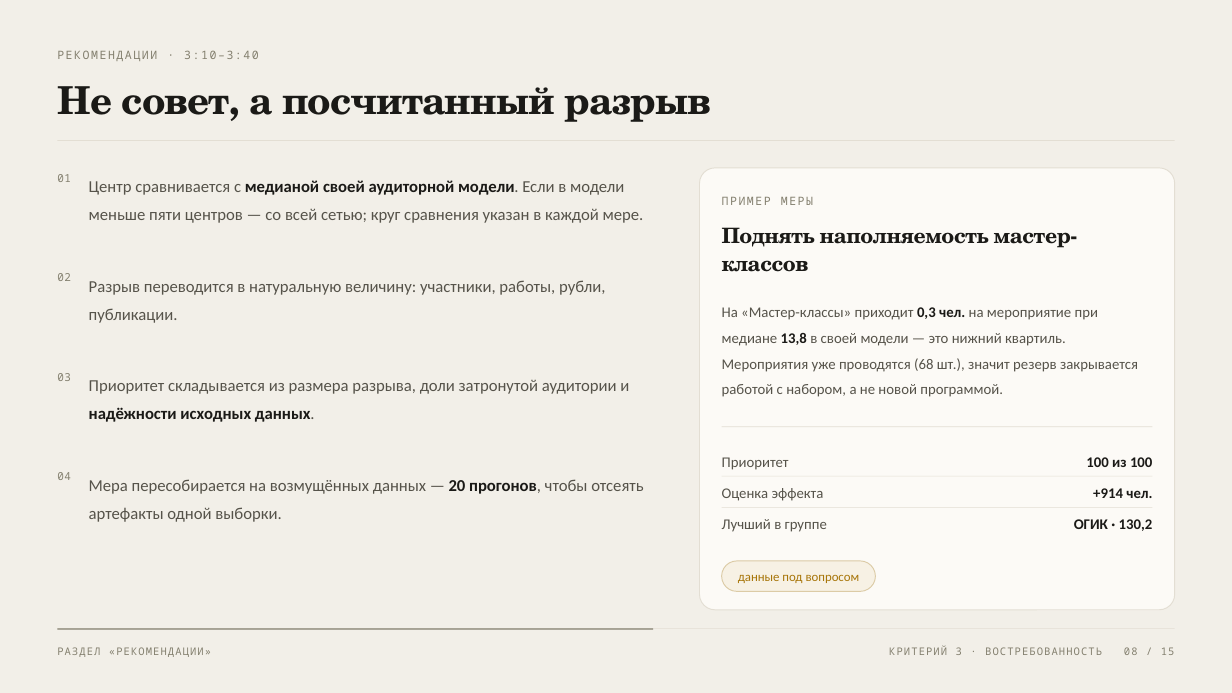
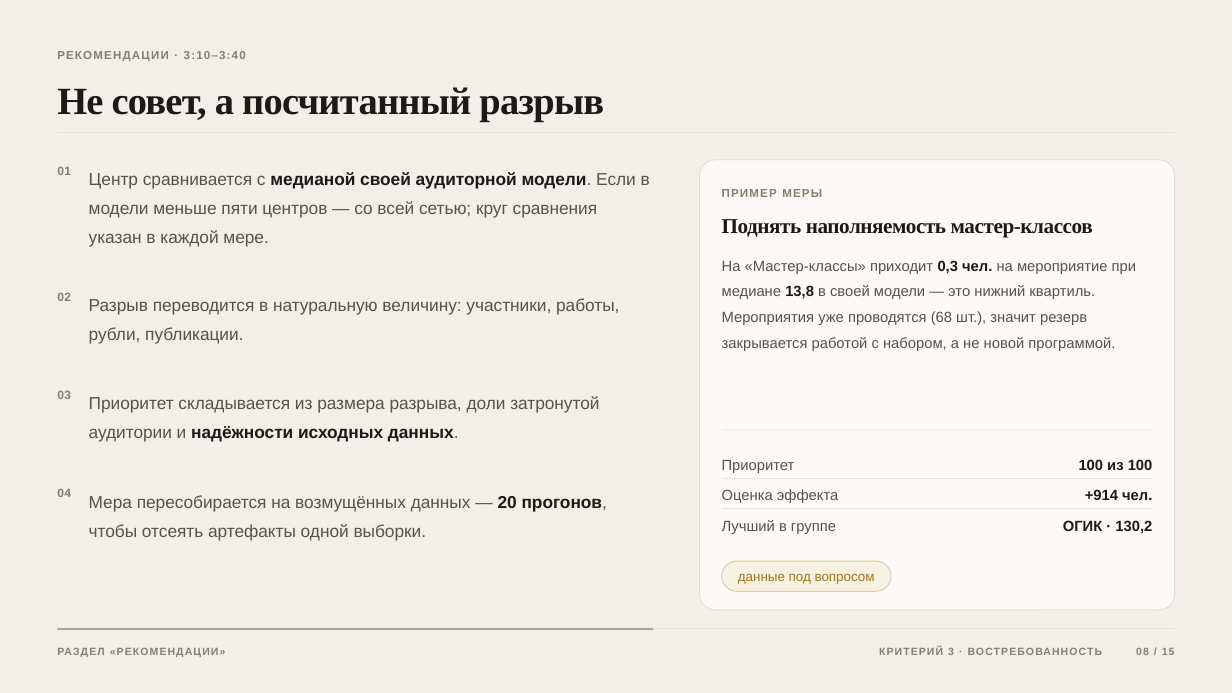
Before and after one commit to justririll/hakaton-kek, a slide deck: slide 8 of presentation/vitdashboard-7min.pptx. Drawn at 1232x693 pixels with LibreOffice and Linux fonts; fonts in the diff are those of the drawing. Boxes give left, top, right and bottom in pixels: in the first picture for what was removed or moved away, otherwise in the second. Text is boxed around its words. In the diff, an @@ line names an element or a change of style, - is before the commit and + after.

```diff
--- a/presentation/vitdashboard-7min.pptx
+++ b/presentation/vitdashboard-7min.pptx
@@ text "РЕКОМЕНДАЦИИ · 3:10–3:40" at (x1=184, y1=51, x2=246, y2=59): font Noto Sans Mono to Arial, letter spacing 1.2 to 0.9 pt, bold on @@
@@ text "Не совет, а посчитанный разрыв" at (x1=57, y1=87, x2=604, y2=122): font TeX Gyre Schola to Times New Roman @@
@@ 2 texts, 1 rectangle moved together from (x1=57, y1=140, x2=1175, y2=205) to (x1=57, y1=132, x2=1175, y2=202) @@
@@ text "Центр сравнивается с медианой своей ..." moved from (x1=89, y1=180, x2=644, y2=223) to (x1=89, y1=172, x2=650, y2=247) @@
@@ rounded rectangle resized from (x1=700, y1=168, x2=1175, y2=610) to (x1=700, y1=160, x2=1175, y2=610) @@
@@ text "ПРИМЕР МЕРЫ" at (x1=722, y1=186, x2=1153, y2=202): font Noto Sans Mono to Arial, letter spacing 1.2 to 0.9 pt, bold on @@
@@ text "Поднять наполняемость мастер-классов" at (x1=722, y1=219, x2=1093, y2=237): font TeX Gyre Schola to Times New Roman @@
@@ text "Поднять наполняемость мастер-классов" moved from (x1=722, y1=227, x2=1071, y2=272) to (x1=722, y1=219, x2=1093, y2=237) @@
@@ font Calibri to Arial in 7 elements at (x1=722, y1=520, x2=836, y2=534), (x1=1063, y1=520, x2=1152, y2=534), (x1=722, y1=489, x2=839, y2=503), (x1=1085, y1=489, x2=1152, y2=500), (x1=722, y1=460, x2=795, y2=473), (x1=1079, y1=459, x2=1153, y2=470), (x1=722, y1=260, x2=1136, y2=351) @@
@@ text "На «Мастер-классы» приходит 0,3 чел. ..." moved from (x1=722, y1=307, x2=1138, y2=397) to (x1=722, y1=260, x2=1136, y2=351) @@
@@ size 8.6 to 9.4 pt, font Noto Sans Mono to Arial, bold on in 4 elements at (x1=57, y1=166, x2=71, y2=175), (x1=57, y1=489, x2=71, y2=497), (x1=57, y1=391, x2=71, y2=399), (x1=57, y1=293, x2=71, y2=301) @@
@@ text "02" moved from (x1=57, y1=273, x2=71, y2=281) to (x1=57, y1=293, x2=71, y2=301) @@
@@ size 13 to 13.5 pt, font Calibri to Arial in 4 elements at (x1=89, y1=172, x2=650, y2=247), (x1=89, y1=495, x2=607, y2=541), (x1=89, y1=396, x2=599, y2=442), (x1=89, y1=298, x2=619, y2=344) @@
@@ text "Разрыв переводится в натуральную величину: ..." moved from (x1=89, y1=280, x2=605, y2=323) to (x1=89, y1=298, x2=619, y2=344) @@
@@ 4 texts moved together from (x1=57, y1=373, x2=643, y2=522) to (x1=57, y1=391, x2=607, y2=541) @@
@@ rounded rectangle "данные под вопросом" resized from (x1=722, y1=561, x2=875, y2=592) to (x1=722, y1=561, x2=891, y2=592) @@
@@ rounded rectangle "данные под вопросом" at (x1=722, y1=561, x2=891, y2=592): size 10 to 10.5 pt, font Calibri to Arial @@
@@ font Noto Sans Mono to Arial, bold on in 3 elements at (x1=57, y1=645, x2=1175, y2=661), (x1=1136, y1=648, x2=1175, y2=655), (x1=948, y1=648, x2=954, y2=655) @@
```
Also in this commit, not shown: 14 other slides changed, 7 other files.
